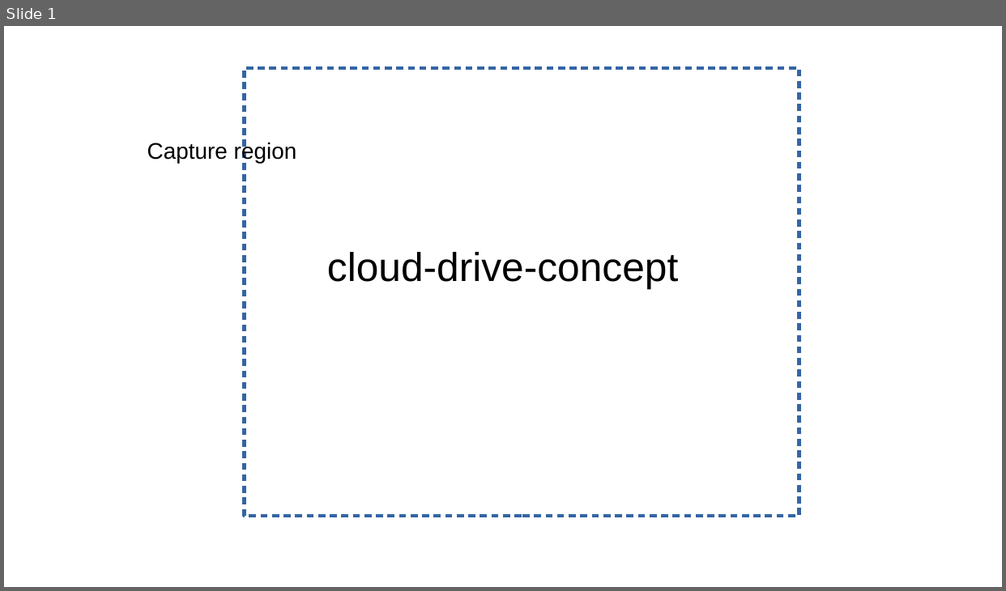
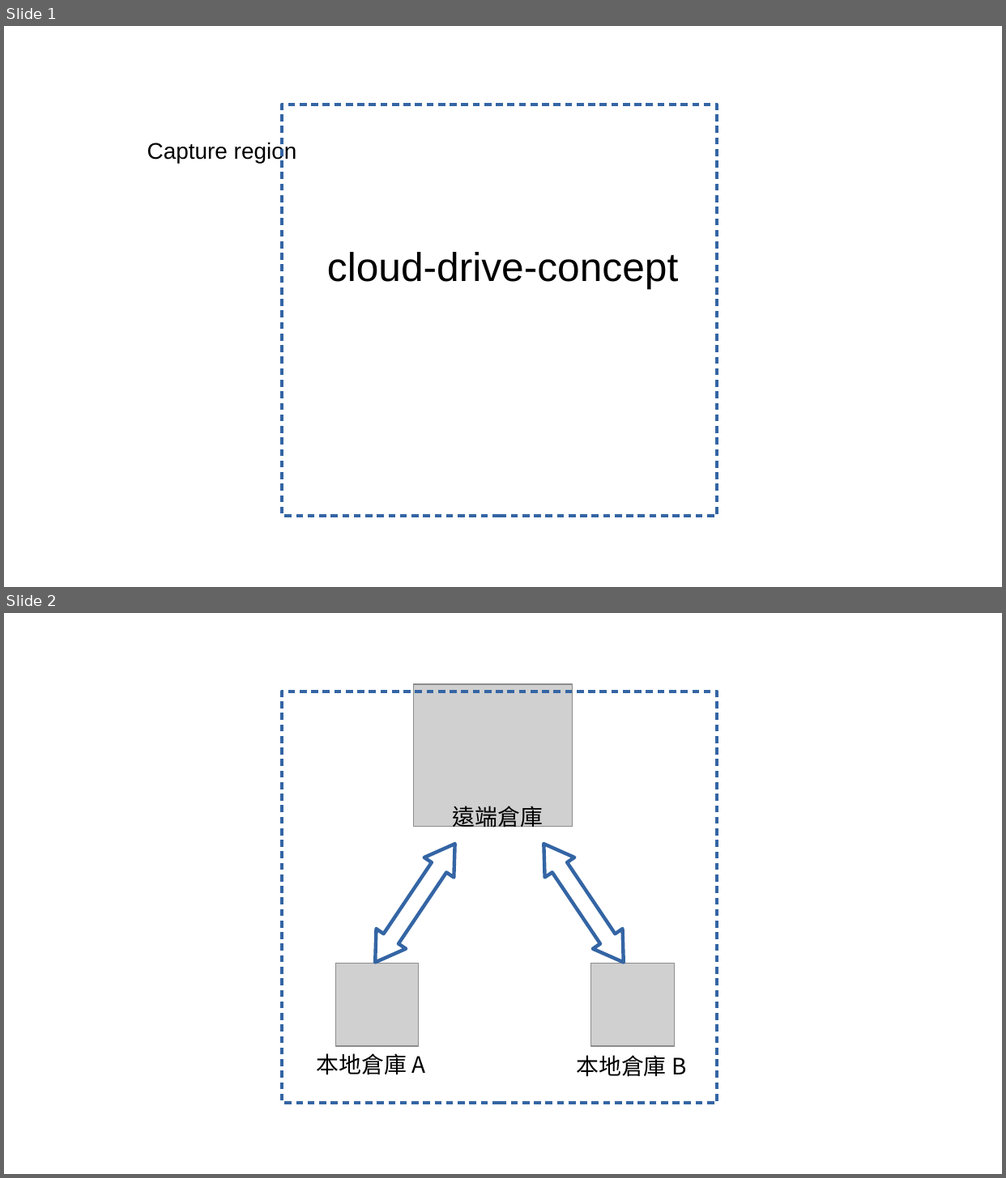
Before and after one commit to lonelyshore/intergitive, a slide deck: drawings/common/clone-repo.odp. Shown one above the other, each under a label of ours: slide 1 before the commit, slides 1 and 2 after it. The pictures are 1006x591 and 1006x1178 pixels, drawn with LibreOffice and Linux fonts; fonts in the diff are those of the drawing; grey boxes stand for pictures. Boxes give left, top, right and bottom in pixels: in the first picture for what was removed or moved away, otherwise in the second. Text is boxed around its words. In the diff, an @@ line names an element or a change of style, - is before the commit and + after.

```diff
--- a/drawings/common/clone-repo.odp
+++ b/drawings/common/clone-repo.odp
@@ slide 2 added at (x1=4, y1=613, x2=1002, y2=1174), background #FFFFFF @@
@@ picture added at (x1=414, y1=684, x2=573, y2=827) @@
@@ rectangle added at (x1=282, y1=692, x2=717, y2=1104), outline #3465A4 2.83 pt @@
@@ text added at (x1=452, y1=806, x2=543, y2=831), 18 pt, text #000000 @@
+遠端倉庫
@@ left right arrow added at (x1=360, y1=834, x2=470, y2=973), outline #3465A4 2.83 pt @@
@@ left right arrow added at (x1=529, y1=834, x2=638, y2=973), outline #3465A4 2.83 pt @@
@@ picture added at (x1=335, y1=964, x2=419, y2=1047) @@
@@ picture added at (x1=592, y1=964, x2=675, y2=1047) @@
@@ text added at (x1=317, y1=1054, x2=426, y2=1076), 18 pt, text #000000 @@
+本地倉庫 A
@@ text added at (x1=576, y1=1055, x2=686, y2=1077), 18 pt, text #000000 @@
+本地倉庫 B
@@ slide 1 changed as well @@
@@ rectangle resized from (x1=244, y1=67, x2=799, y2=516) to (x1=282, y1=105, x2=717, y2=517) @@
```
Also in this commit, not shown: 1 slide removed, 1 other file.
